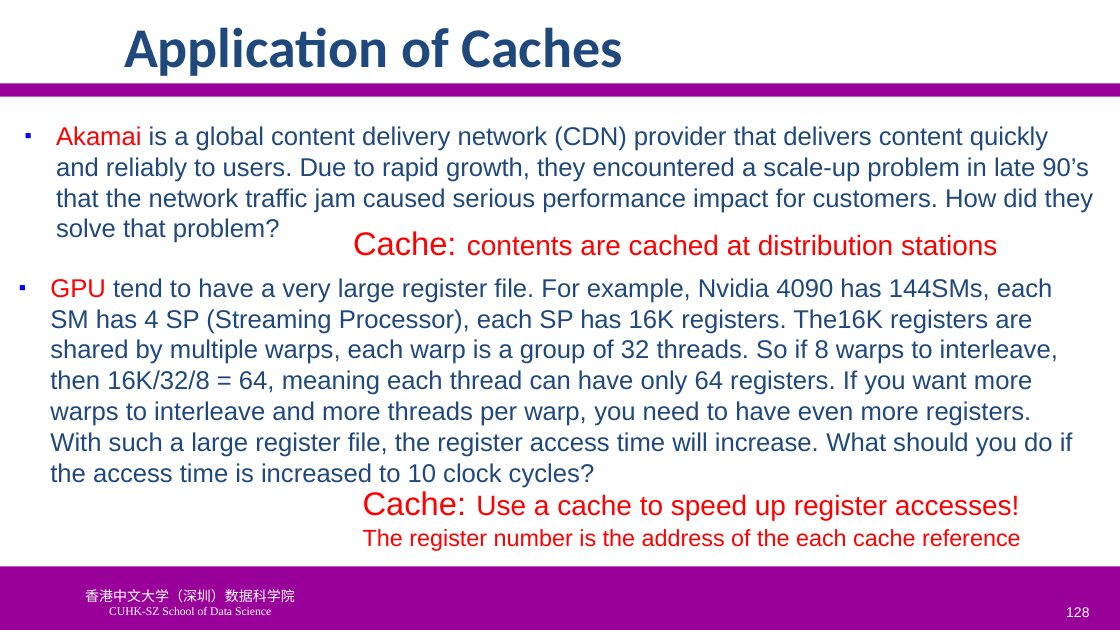
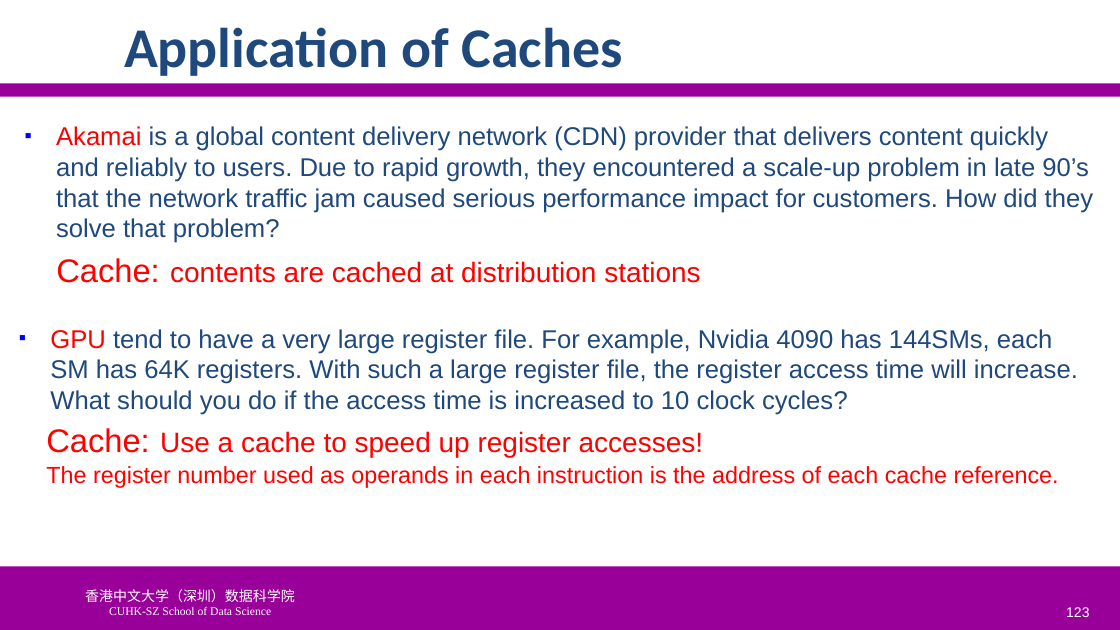
Before and after one commit to SUNCHAOYI923/CMU_CSAPP, a slide deck: slide 123 of slide/CA3060-6-MemHierarchy.pptx (slide 128 before the commit). Drawn at 1120x630 pixels with LibreOffice and Linux fonts; fonts in the diff are those of the drawing; background and template pictures are left out. Boxes give left, top, right and bottom in pixels: in the first picture for what was removed or moved away, otherwise in the second. Text is boxed around its words. In the diff, an @@ line names an element or a change of style, - is before the commit and + after.

```diff
--- a/slide/CA3060-6-MemHierarchy.pptx
+++ b/slide/CA3060-6-MemHierarchy.pptx
@@ text "Cache: contents are cached at ...": place and size @@
-text "Cache: contents are cached at ..." at [353, 231, 997, 256]
+text "Cache: contents are cached at ..." at [56, 258, 700, 283]
@@ text at [50, 329, 1078, 415]: text changed @@
-▪ GPU tend to have a very large register file. For example, Nvidia 4090 has 144SMs, each SM has 4 SP (Streaming Processor), each SP has 16K registers. The16K registers are shared by multiple warps, each warp is a group of 32 threads. So if 8 warps to interleave, then 16K/32/8 = 64, meaning each thread can have only 64 registers. If you want more warps to interleave and more threads per warp, you need to have even more registers. With such a large register file, the register access time will increase. What should you do if the access time is increased to 10 clock cycles?
+▪ GPU tend to have a very large register file. For example, Nvidia 4090 has 144SMs, each SM has 64K registers. With such a large register file, the register access time will increase. What should you do if the access time is increased to 10 clock cycles?
@@ text "Cache: Use a cache to ...": place and size @@
-text "Cache: Use a cache to ..." at [363, 491, 1021, 551]
+text "Cache: Use a cache to ..." at [46, 428, 1059, 488]
@@ text at [46, 466, 1059, 488]: text changed @@
-The register number is the address of the each cache reference
+The register number used as operands in each instruction is the address of each cache reference.
@@ page number at [1066, 607, 1089, 617]: text changed @@
-128
+123
```
Also in this commit, not shown: 40 other slides changed, 5 slides added, 10 slides removed, 31 other files.
